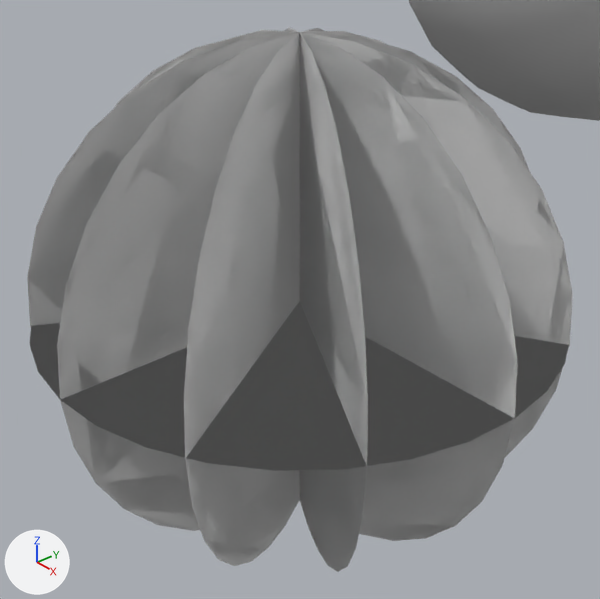
The Blender file Molec-2/Assets/Recursos/Moleculas Blender/C6H6.blend, before and after one commit.
The view is the same before and after, from a 50 mm camera at (0.1063, -0.0924, 0.0762) aimed at (0.0, 0.0001, 0.0002). The lights are fixed; the arrows at lower left show +X, +Y and +Z.
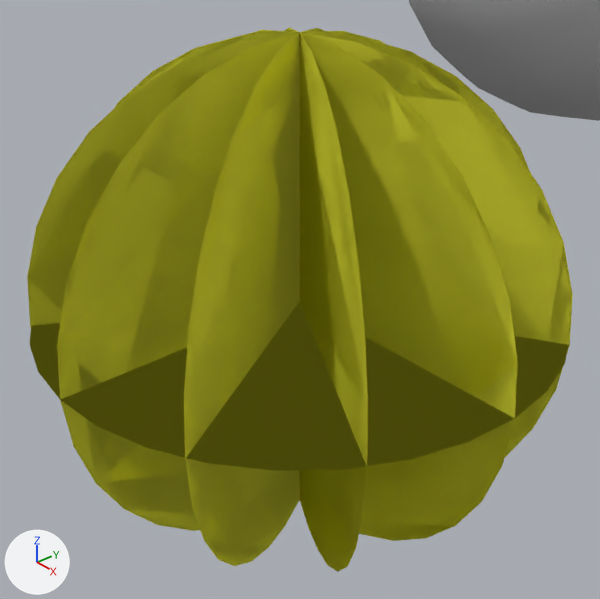
Edits to the scene script, one JSON object a line:
```json
{"op": "add", "block": "mat_material_001", "code": ["mat_material_001 = diffuse_material('Material.001')", "mat_material_001.base_color = (0.8, 0.8, 0.05)  # yellow #e7e73f"]}
{"block": "me_cylinder_006", "where": "me_cylinder_006.from_pydata(...)  # 64 vertices, 34 faces; spans x -1.0..1.0, y -1.0..1.0, z -1.0..1.0"}
{"op": "add", "block": "me_cylinder_006", "code": "me_cylinder_006.materials.append(mat_material_001)  # yellow #e7e73f"}
{"block": "me_cylinder_005", "where": "me_cylinder_005.from_pydata(...)  # 64 vertices, 34 faces; spans x -1.0..1.0, y -1.0..1.0, z -1.0..1.0"}
{"op": "add", "block": "me_cylinder_005", "code": "me_cylinder_005.materials.append(mat_material_001)  # yellow #e7e73f"}
{"block": "me_cylinder_004", "where": "me_cylinder_004.from_pydata(...)  # 64 vertices, 34 faces; spans x -1.0..1.0, y -1.0..1.0, z -1.0..1.0"}
{"op": "add", "block": "me_cylinder_004", "code": "me_cylinder_004.materials.append(mat_material_001)  # yellow #e7e73f"}
{"block": "me_cylinder_003", "where": "me_cylinder_003.from_pydata(...)  # 64 vertices, 34 faces; spans x -1.0..1.0, y -1.0..1.0, z -1.0..1.0"}
{"op": "add", "block": "me_cylinder_003", "code": "me_cylinder_003.materials.append(mat_material_001)  # yellow #e7e73f"}
{"block": "me_cylinder_002", "where": "me_cylinder_002.from_pydata(...)  # 64 vertices, 34 faces; spans x -1.0..1.0, y -1.0..1.0, z -1.0..1.0"}
{"op": "add", "block": "me_cylinder_002", "code": "me_cylinder_002.materials.append(mat_material_001)  # yellow #e7e73f"}
{"block": "me_cylinder_001", "where": "me_cylinder_001.from_pydata(...)  # 64 vertices, 34 faces; spans x -1.0..1.0, y -1.0..1.0, z -1.0..1.0"}
{"op": "add", "block": "me_cylinder_001", "code": "me_cylinder_001.materials.append(mat_material_001)  # yellow #e7e73f"}
{"block": "me_cylinder", "where": "me_cylinder.from_pydata(...)  # 64 vertices, 34 faces; spans x -1.0..1.0, y -1.0..1.0, z -1.0..1.0"}
{"op": "add", "block": "me_cylinder", "code": "me_cylinder.materials.append(mat_material_001)  # yellow #e7e73f"}
```

Pixel boxes (x1, y1, x2, y2) of what changed, in the pictures (600 x 599 px):
```json
{"object": "Cylinder.004", "change": "recoloured", "before": [249, 30, 518, 541], "after": [249, 30, 518, 541], "on screen": "grey to yellow"}
{"object": "Cylinder.002", "change": "recoloured", "before": [57, 31, 385, 531], "after": [57, 31, 385, 531], "on screen": "grey to yellow"}
{"object": "Cylinder", "change": "recoloured", "before": [29, 301, 568, 471], "after": [29, 301, 568, 471], "on screen": "grey to yellow"}
{"object": "Cylinder.006", "change": "recoloured", "before": [184, 28, 324, 566], "after": [184, 28, 324, 566], "on screen": "grey to yellow"}
{"object": "Cylinder.003", "change": "recoloured", "before": [285, 27, 368, 572], "after": [285, 27, 368, 572], "on screen": "grey to yellow"}
{"object": "Cylinder.001", "change": "recoloured", "before": [115, 32, 573, 457], "after": [115, 32, 573, 457], "on screen": "grey to yellow"}
{"object": "Cylinder.005", "change": "recoloured", "before": [27, 32, 529, 327], "after": [27, 32, 529, 327], "on screen": "grey to yellow"}
```
